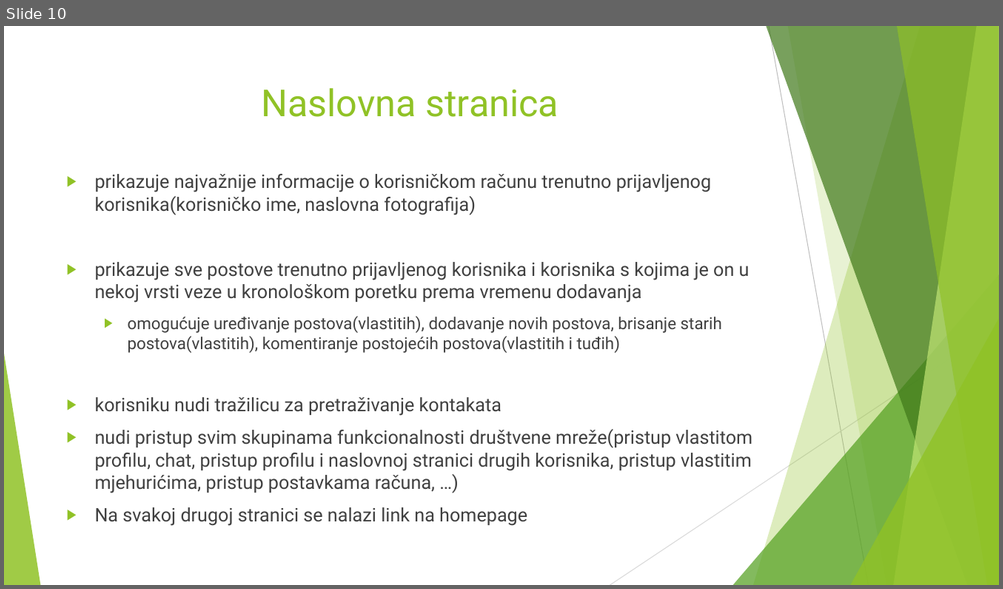
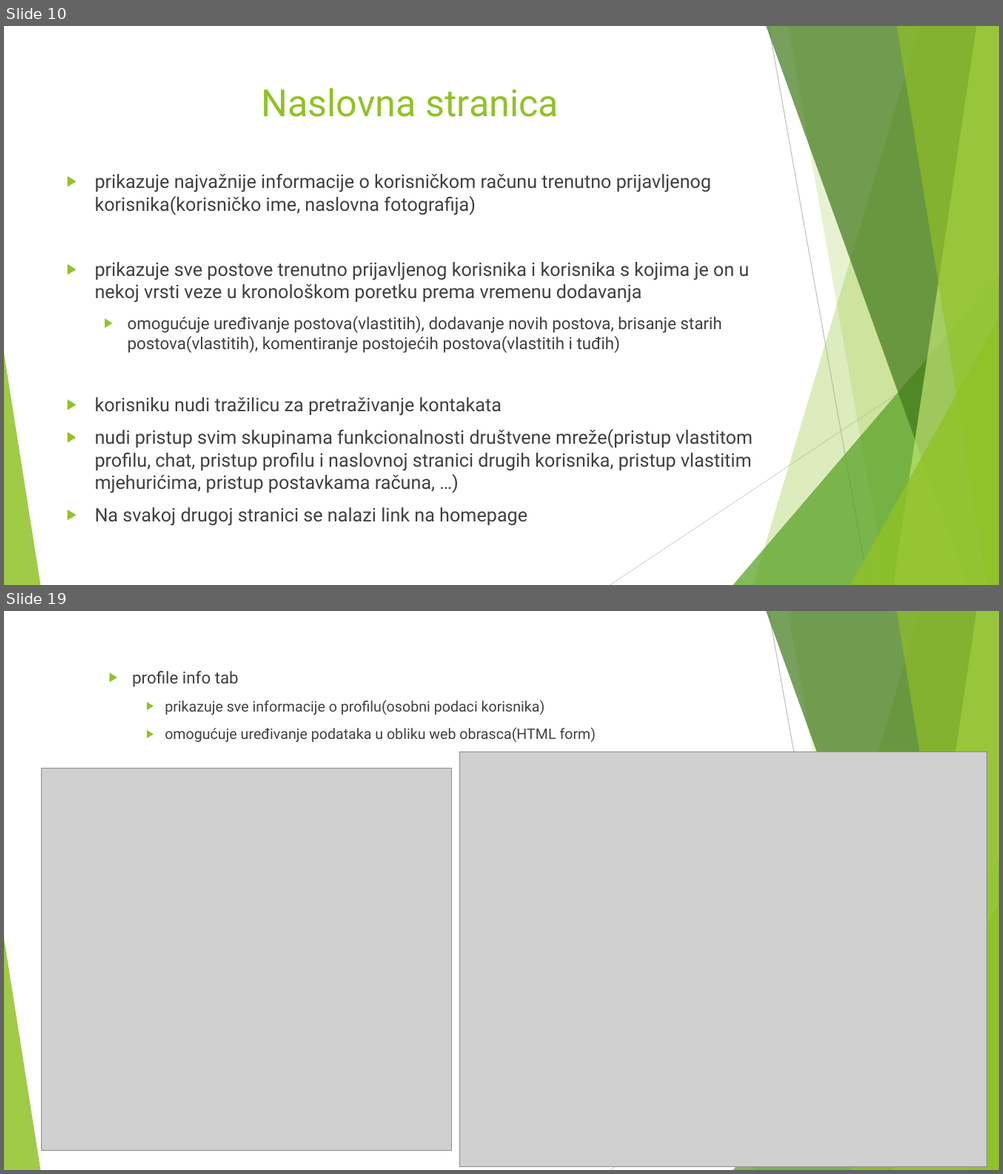
Before and after one commit to kof3r/drustvena_mreza, a slide deck: resursi/management/Bubbles.pptx. Shown one above the other, each under a label of ours: slide 10 before the commit, slides 10 and 19 after it; the slides between them are not shown. The pictures are 1003x589 and 1003x1174 pixels, drawn with LibreOffice and Linux fonts; fonts in the diff are those of the drawing; grey boxes stand for pictures. Boxes give left, top, right and bottom in pixels: in the first picture for what was removed or moved away, otherwise in the second. Text is boxed around its words. In the diff, an @@ line names an element or a change of style, - is before the commit and + after.

```diff
--- a/resursi/management/Bubbles.pptx
+++ b/resursi/management/Bubbles.pptx
@@ slide 19 added at [4, 611, 999, 1170], background #FFFFFF; not listed: 10 template elements that a slide beside it also shows @@
@@ text added at [132, 671, 596, 743], 14 pt, text #404040 @@
+  ▶ profile info tab
+    ▶ prikazuje sve informacije o profilu(osobni podaci korisnika)
+    ▶ omogućuje uređivanje podataka u obliku web obrasca(HTML form)
@@ picture added at [459, 752, 986, 1167] @@
@@ picture added at [41, 769, 452, 1151] @@
```
Also in this commit, not shown: 4 slides changed, 9 other slides added, 1 slide removed, 26 other files.
